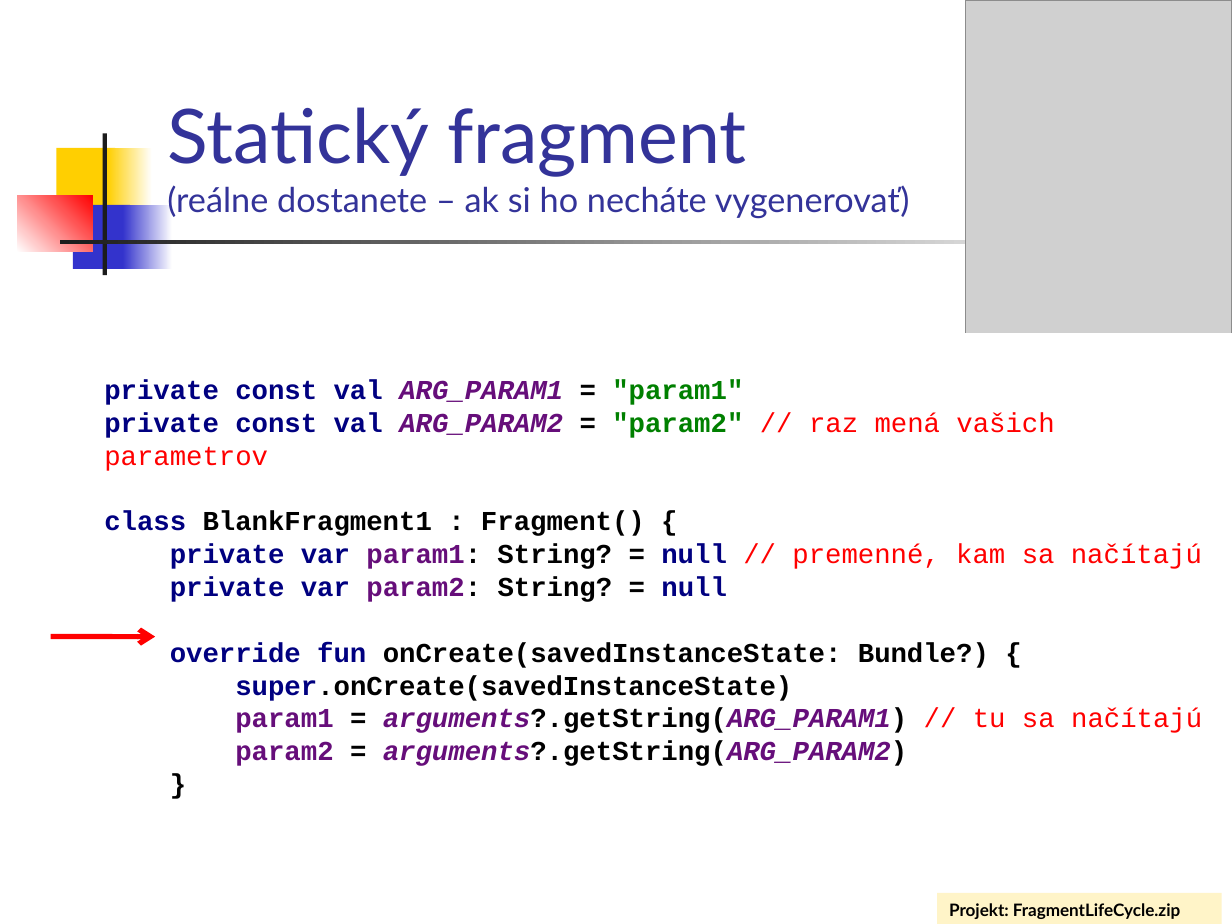
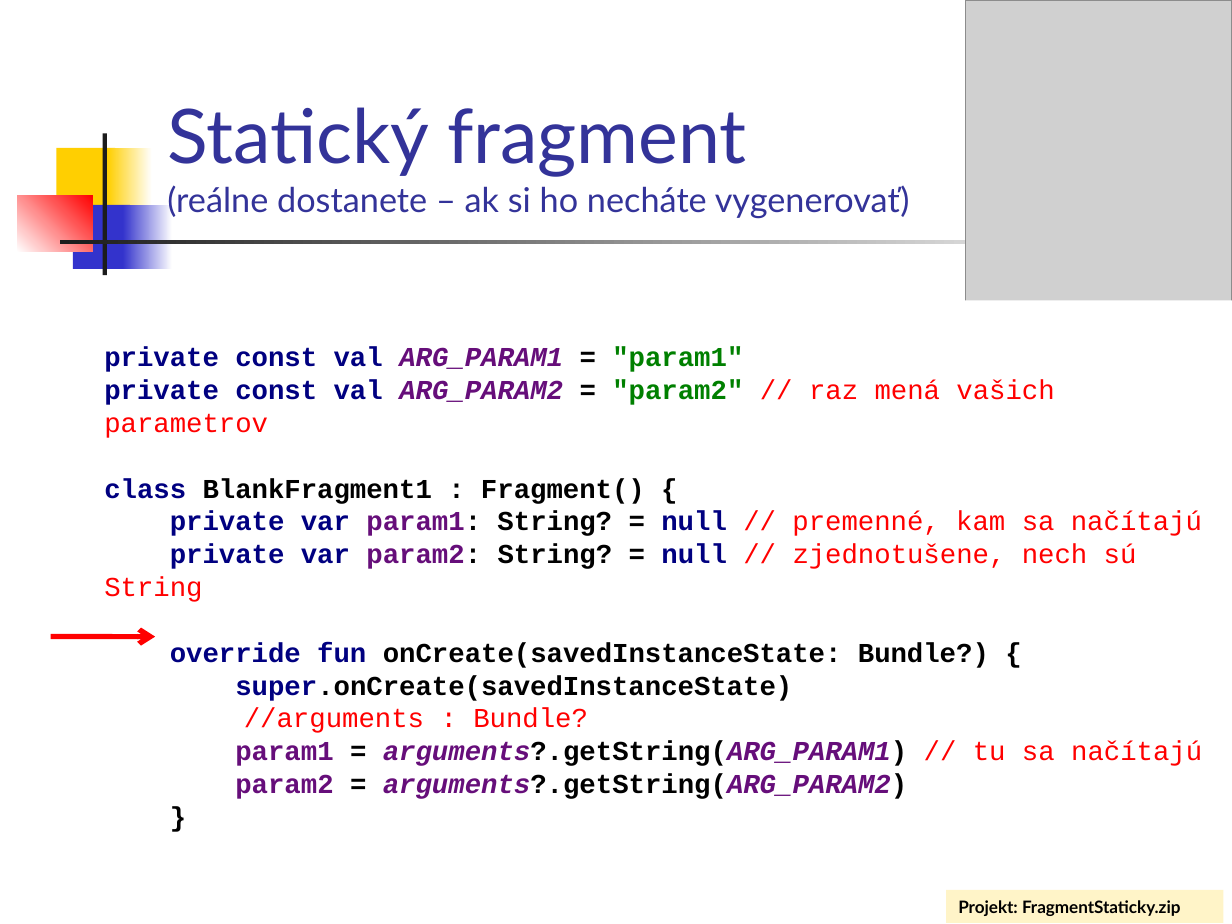
Before and after one commit to vmandro/Prednasky, a slide deck: slide 14 of 06/06_Android.ppt. Drawn at 1232x924 pixels with LibreOffice and Linux fonts; fonts in the diff are those of the drawing; grey boxes stand for pictures. Boxes give left, top, right and bottom in pixels: in the first picture for what was removed or moved away, otherwise in the second. Text is boxed around its words. In the diff, an @@ line names an element or a change of style, - is before the commit and + after.

```diff
--- a/06/06_Android.ppt
+++ b/06/06_Android.ppt
@@ text "private const val ARG_PARAM1 = ...": place and size @@
-text "private const val ARG_PARAM1 = ..." at <box>104,380,1202,766</box>
+text "private const val ARG_PARAM1 = ..." at <box>104,347,1202,799</box>
@@ text at <box>104,478,1202,799</box>: text changed @@
-class BlankFragment1 : Fragment() {
-private var param1: String? = null // premenné, kam sa načítajú
-private var param2: String? = null
-override fun onCreate(savedInstanceState: Bundle?) {
-super.onCreate(savedInstanceState)
-param1 = arguments?.getString(ARG_PARAM1) // tu sa načítajú
-param2 = arguments?.getString(ARG_PARAM2)
-}
+class BlankFragment1 : Fragment() {
+private var param1: String? = null // premenné, kam sa načítajú
+private var param2: String? = null // zjednotušene, nech sú String
+override fun onCreate(savedInstanceState: Bundle?) {
+super.onCreate(savedInstanceState)
+//arguments : Bundle?
+param1 = arguments?.getString(ARG_PARAM1) // tu sa načítajú
+param2 = arguments?.getString(ARG_PARAM2)
+}
@@ rectangle "Projekt: FragmentStaticky.zip": place and size @@
-rectangle "Projekt: FragmentStaticky.zip" at <box>938,893,1222,924</box>
+rectangle "Projekt: FragmentStaticky.zip" at <box>946,890,1223,923</box>
@@ text in rectangle at <box>958,900,1181,916</box>: text changed @@
-Projekt: FragmentLifeCycle.zip
+Projekt: FragmentStaticky.zip
```
Also in this commit, not shown: 39 other slides changed, 1 slide added, 1 slide removed, 2 other files.
